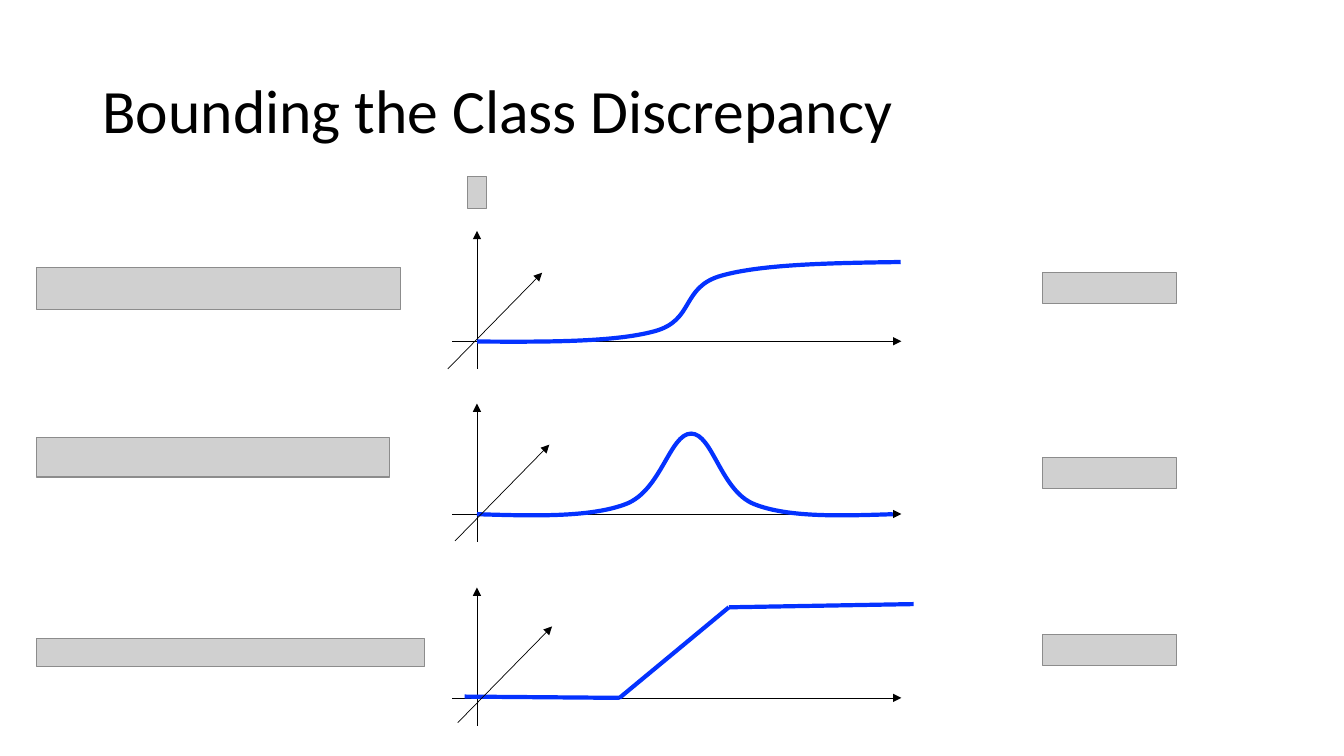
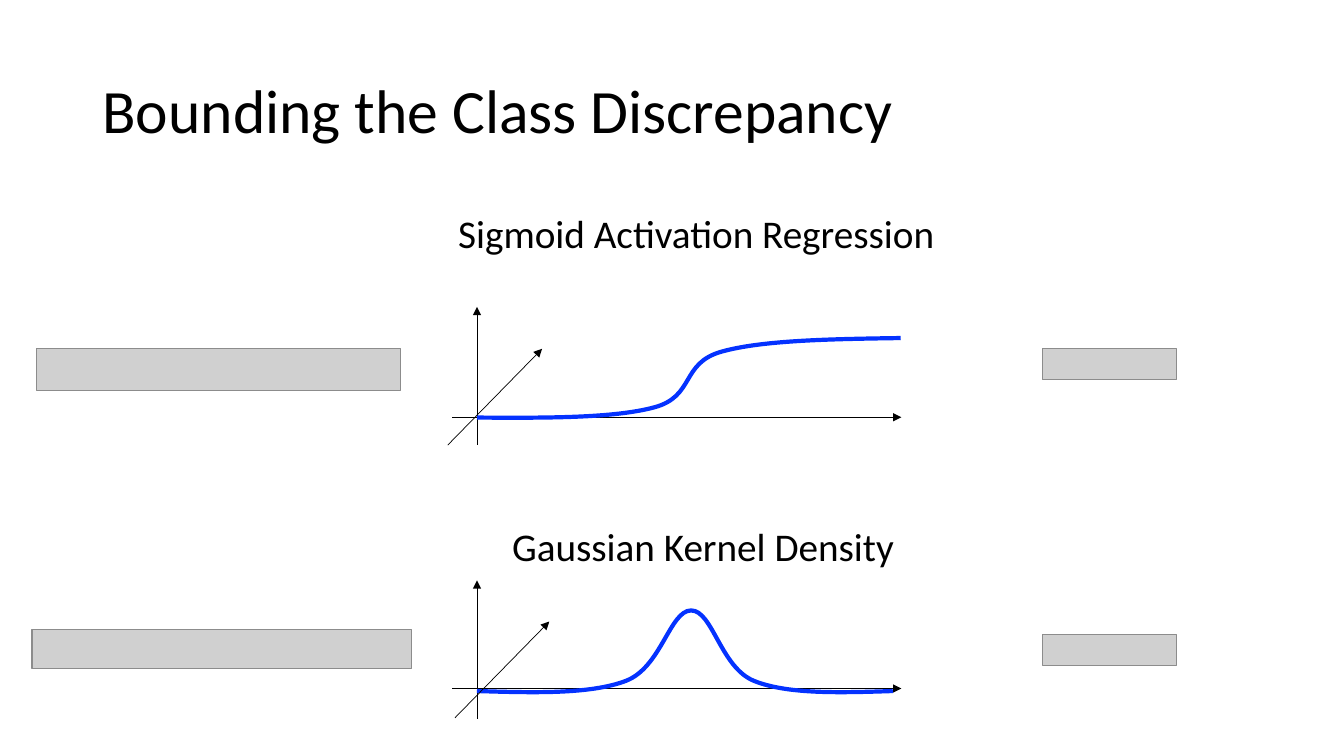
Before and after one commit to zkarnin/density_sketch, a slide deck: slide 14 of presentation.pptx (slide 13 before the commit). Drawn at 1344x756 pixels with LibreOffice and Linux fonts; fonts in the diff are those of the drawing; grey boxes stand for pictures; background and template pictures are left out. Boxes give left, top, right and bottom in pixels: in the first picture for what was removed or moved away, otherwise in the second. Text is boxed around its words. In the diff, an @@ line names an element or a change of style, - is before the commit and + after.

Commit message:
v1

```diff
--- a/presentation.pptx
+++ b/presentation.pptx
@@ picture removed at <box>468,176,486,209</box> @@
@@ text added at <box>458,220,934,255</box>, 28 pt, text #000000 @@
+Sigmoid Activation Regression
@@ 3 arrows, 1 picture, 1 freeform shape: place and size @@
-3 arrows, 1 picture, 1 freeform shape at <box>448,231,1177,369</box>
+3 arrows, 1 picture, 1 freeform shape at <box>448,307,1177,446</box>
@@ picture: place and size @@
-picture at <box>36,267,400,310</box>
+picture at <box>36,349,400,391</box>
@@ picture removed at <box>36,438,389,477</box> @@
@@ text added at <box>512,533,894,568</box>, 28 pt, text #000000 @@
+Gaussian Kernel Density
@@ arrow moved from (477, 403) - (477, 541) to (477, 581) - (477, 719) @@
@@ arrow removed from (477, 726) to (477, 588) @@
@@ 2 arrows, 1 picture, 1 freeform shape: place and size @@
-2 arrows, 1 picture, 1 freeform shape at <box>453,434,1177,541</box>
+2 arrows, 1 picture, 1 freeform shape at <box>453,611,1177,718</box>
@@ arrow removed from (458, 723) to (553, 626) @@
@@ line removed from (729, 607) to (620, 698) @@
@@ line removed from (729, 607) to (913, 604) @@
@@ picture: place and size @@
-picture at <box>36,639,424,667</box>
+picture at <box>32,630,411,669</box>
@@ arrow removed from (453, 698) to (901, 698) @@
@@ line removed from (465, 697) to (620, 698) @@
```
Also in this commit, not shown: 11 other slides changed, 7 slides added, 3 slides removed.
